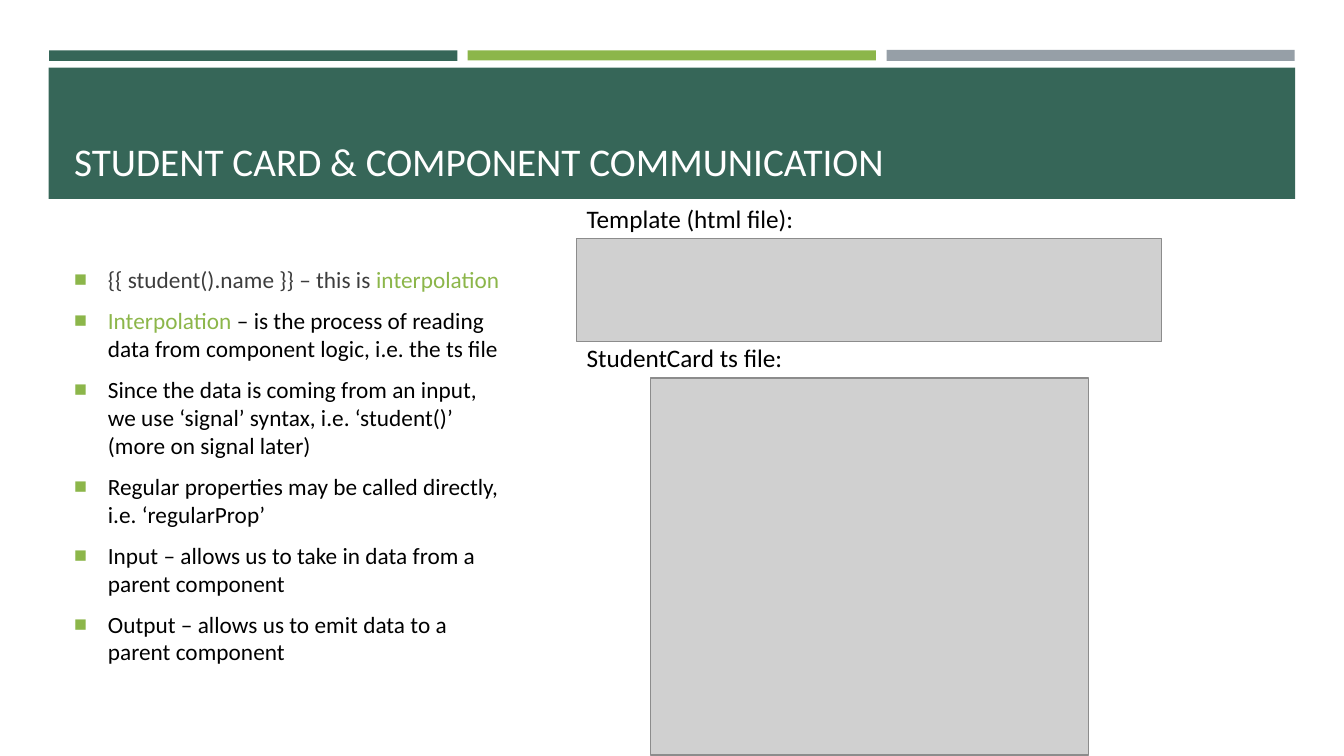
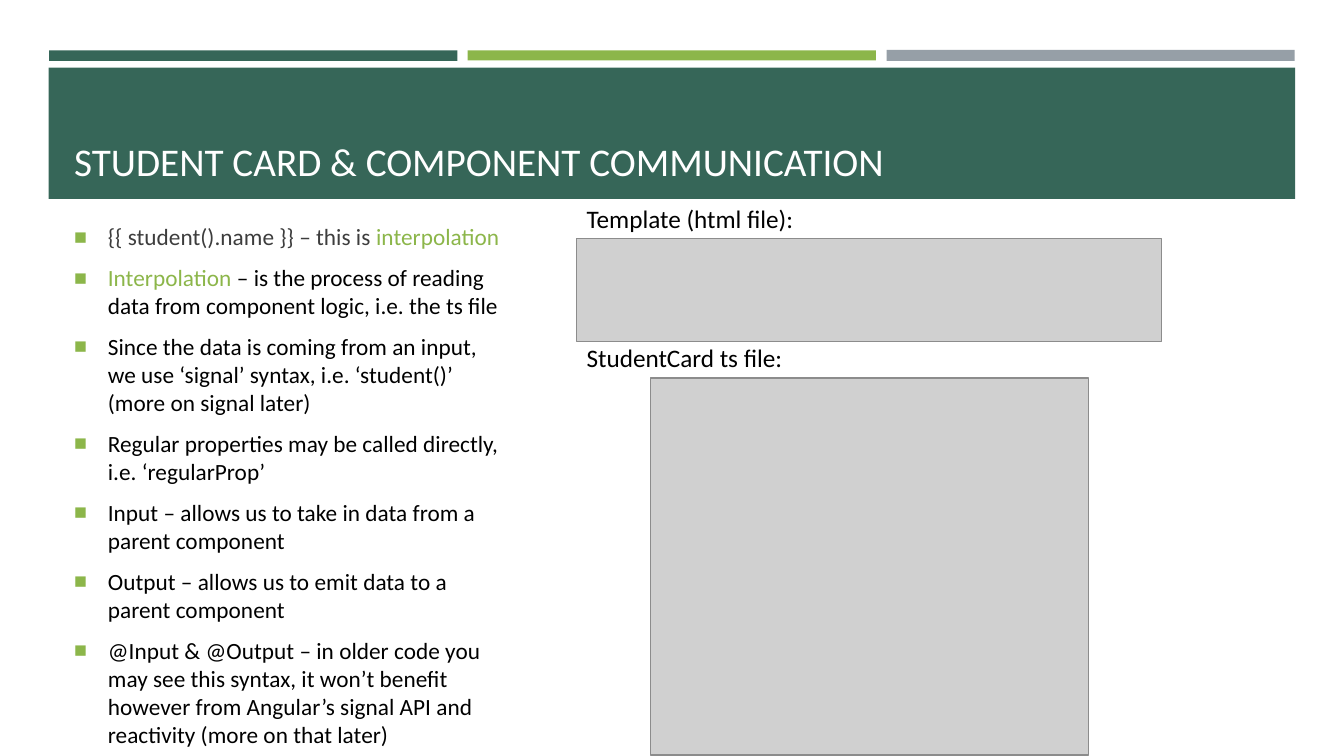
Before and after one commit to e-m-wilson/java-fs, a slide deck: slide 8 of Week_7/Angular.pptx. Drawn at 1344x756 pixels with LibreOffice and Linux fonts; fonts in the diff are those of the drawing; grey boxes stand for pictures. Boxes give left, top, right and bottom in pixels: in the first picture for what was removed or moved away, otherwise in the second. Text is boxed around its words. In the diff, an @@ line names an element or a change of style, - is before the commit and + after.

```diff
--- a/Week_7/Angular.pptx
+++ b/Week_7/Angular.pptx
@@ text at [108,643,480,746]: paragraph added @@
+■ @Input & @Output – in older code you may see this syntax, it won’t benefit however from Angular’s signal API and reactivity (more on that later)
```
Also in this commit, not shown: 1 other slide changed, 8 slides added.
